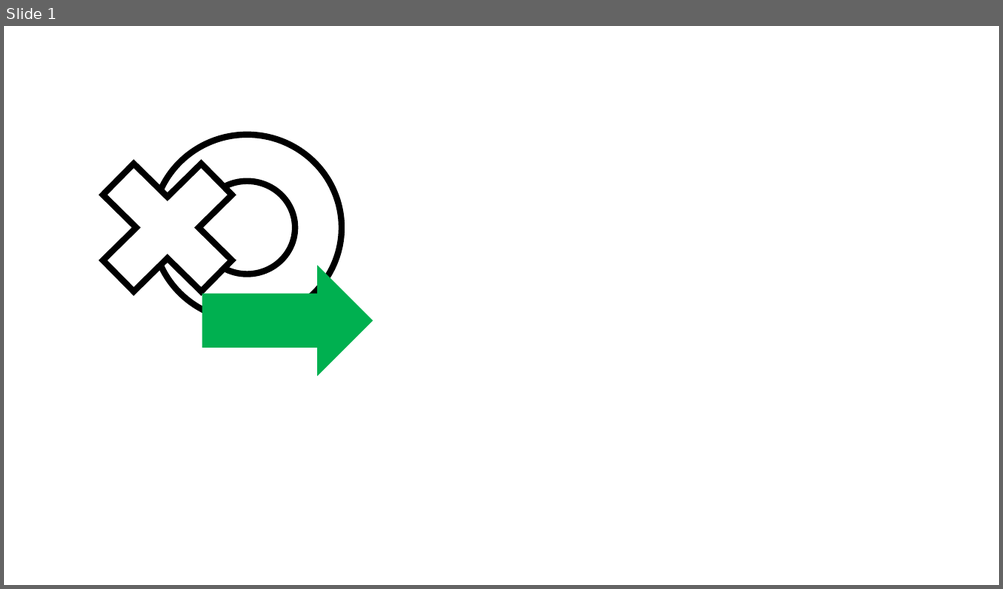
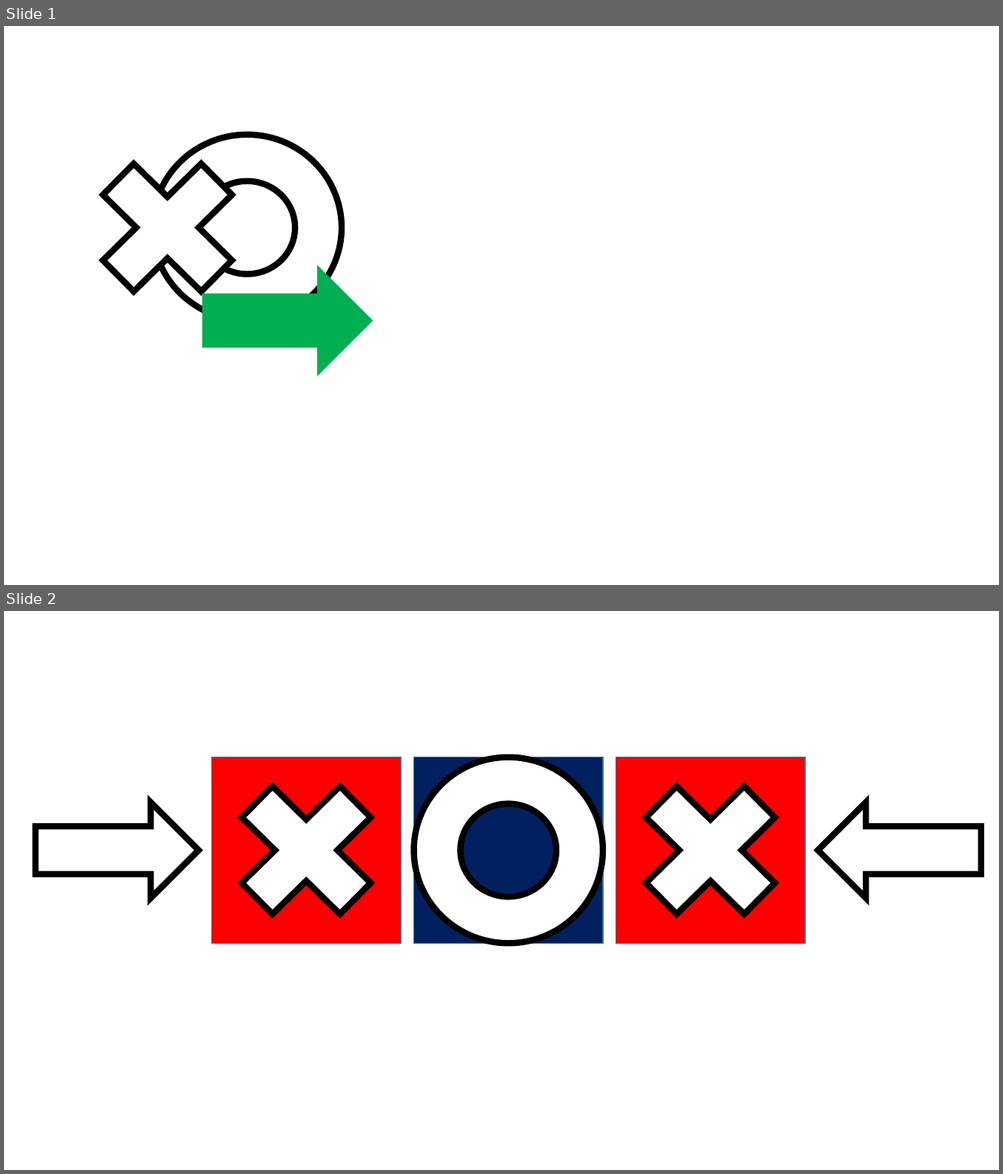
Before and after one commit to alex-24/DOTSCREEN_Android_Test, a slide deck: readme_images/game_assets.pptx. Shown one above the other, each under a label of ours: slide 1 before the commit, slides 1 and 2 after it. The pictures are 1003x589 and 1003x1174 pixels, drawn with LibreOffice and Linux fonts; fonts in the diff are those of the drawing. Boxes give left, top, right and bottom in pixels: in the first picture for what was removed or moved away, otherwise in the second. Text is boxed around its words. In the diff, an @@ line names an element or a change of style, - is before the commit and + after.

```diff
--- a/readme_images/game_assets.pptx
+++ b/readme_images/game_assets.pptx
@@ slide 2 added at <box>4,611,999,1170</box>, background #FFFFFF @@
@@ rectangle added at <box>211,758,400,944</box>, fill #FF0000, outline #43739E 1 pt @@
@@ cross added at <box>211,758,400,944</box>, fill #FFFFFF, outline #000000 6 pt @@
@@ rectangle added at <box>414,758,603,944</box>, fill #002060, outline #43739E 1 pt @@
@@ donut added at <box>414,758,603,944</box>, fill #FFFFFF, outline #000000 6 pt @@
@@ rectangle added at <box>616,758,805,944</box>, fill #FF0000, outline #43739E 1 pt @@
@@ cross added at <box>616,758,805,944</box>, fill #FFFFFF, outline #000000 6 pt @@
@@ right arrow added at <box>35,803,199,899</box>, fill #FFFFFF, outline #000000 6 pt @@
@@ right arrow added at <box>818,803,982,899</box>, fill #FFFFFF, outline #000000 6 pt @@
```
Also in this commit, not shown: 2 other files.
